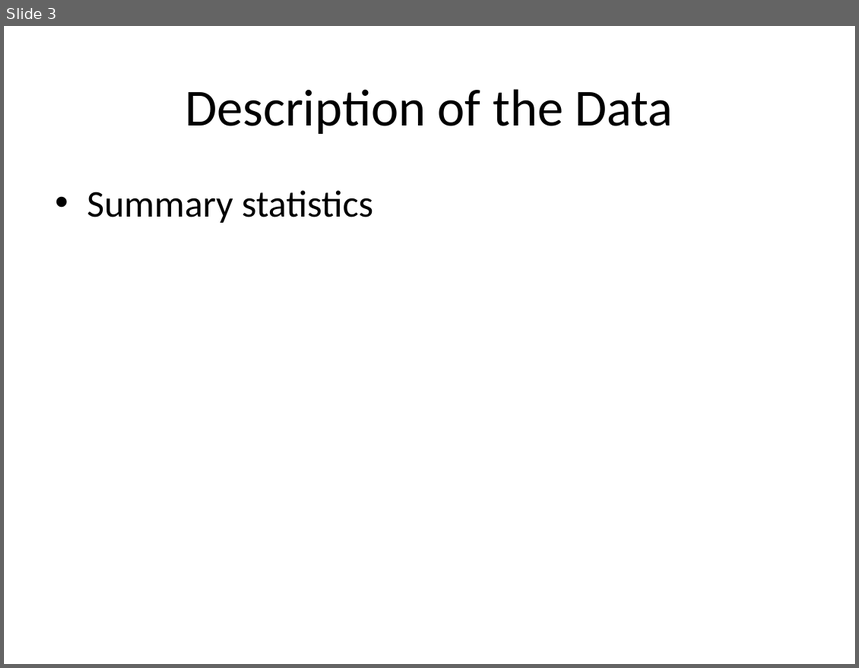
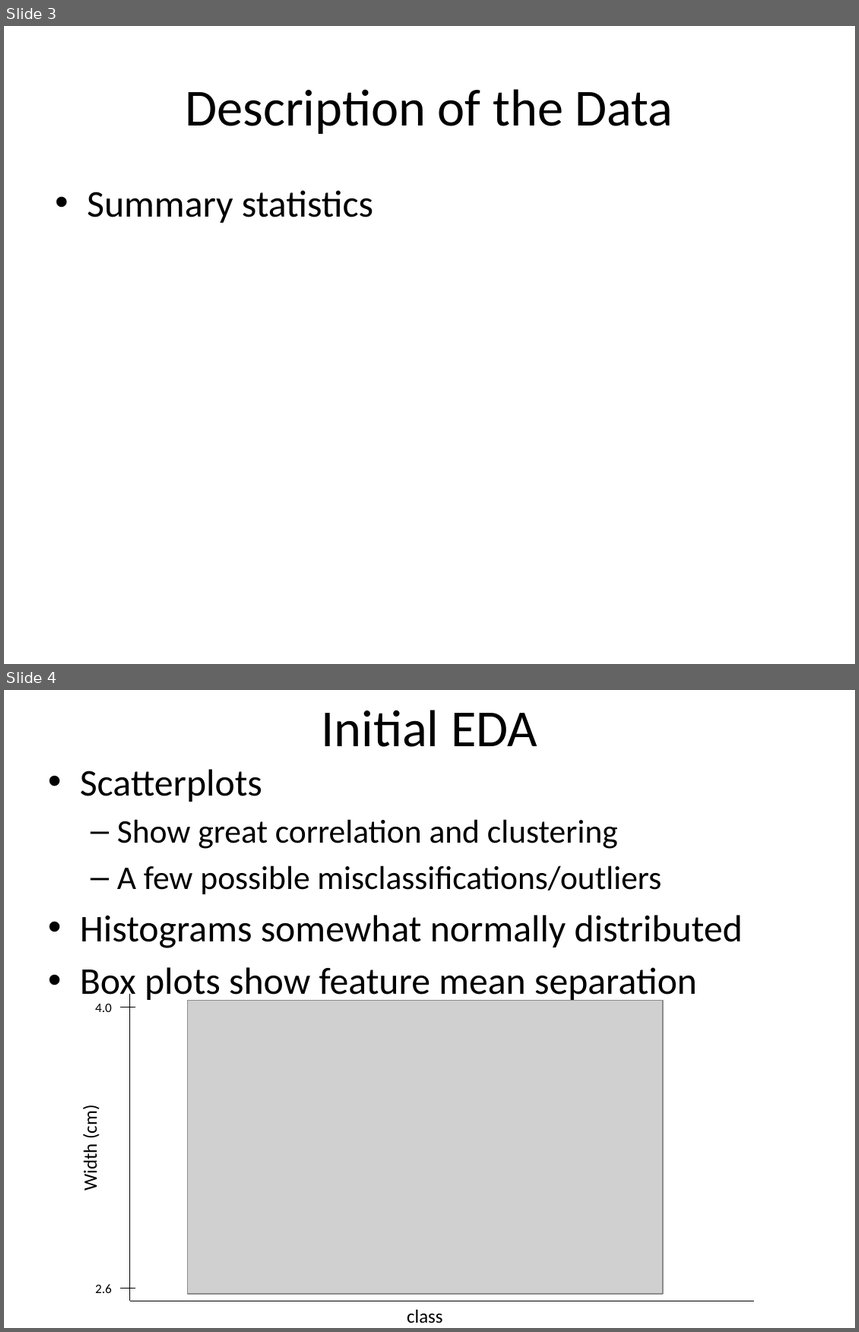
Before and after one commit to nanodoc2020/Springboard, a slide deck: Capstone-Project1/Documents/Data_Story_slides.pptx. Shown one above the other, each under a label of ours: slide 3 before the commit, slides 3 and 4 after it. The pictures are 859x668 and 859x1332 pixels, drawn with LibreOffice and Linux fonts; fonts in the diff are those of the drawing; grey boxes stand for pictures. Boxes give left, top, right and bottom in pixels: in the first picture for what was removed or moved away, otherwise in the second. Text is boxed around its words. In the diff, an @@ line names an element or a change of style, - is before the commit and + after.

```diff
--- a/Capstone-Project1/Documents/Data_Story_slides.pptx
+++ b/Capstone-Project1/Documents/Data_Story_slides.pptx
@@ slide 4 added at (x1=4, y1=690, x2=855, y2=1328), background #FFFFFF @@
@@ title added at (x1=321, y1=710, x2=538, y2=747), 44 pt, text #000000 @@
+Initial EDA
@@ text added at (x1=80, y1=769, x2=743, y2=1003), 32 pt, text #000000 @@
+• Scatterplots
+  – Show great correlation and clustering
+  – A few possible misclassifications/outliers
+• Histograms somewhat normally distributed
+• Box plots show feature mean separation
@@ text added at (x1=95, y1=1004, x2=112, y2=1012), 11 pt, text #000000 @@
+4.0
@@ line added from (120, 1008) to (135, 1008), #000000 0.75 pt @@
@@ line added from (130, 994) to (130, 1301), #000000 0.75 pt @@
@@ picture added at (x1=188, y1=1001, x2=663, y2=1294) @@
@@ text added at (x1=78, y1=1108, x2=101, y2=1189), 16 pt, text #000000 @@
+Width (cm)
@@ text added at (x1=95, y1=1284, x2=112, y2=1293), 11 pt, text #000000 @@
+2.6
@@ line added from (120, 1288) to (135, 1288), #000000 0.75 pt @@
@@ line added from (130, 1301) to (754, 1301), #000000 0.75 pt @@
@@ text added at (x1=407, y1=1309, x2=443, y2=1324), 16 pt, text #000000 @@
+class
```
Also in this commit, not shown: 1 slide changed, 8 other slides added, 3 slides removed, 1 other file.
